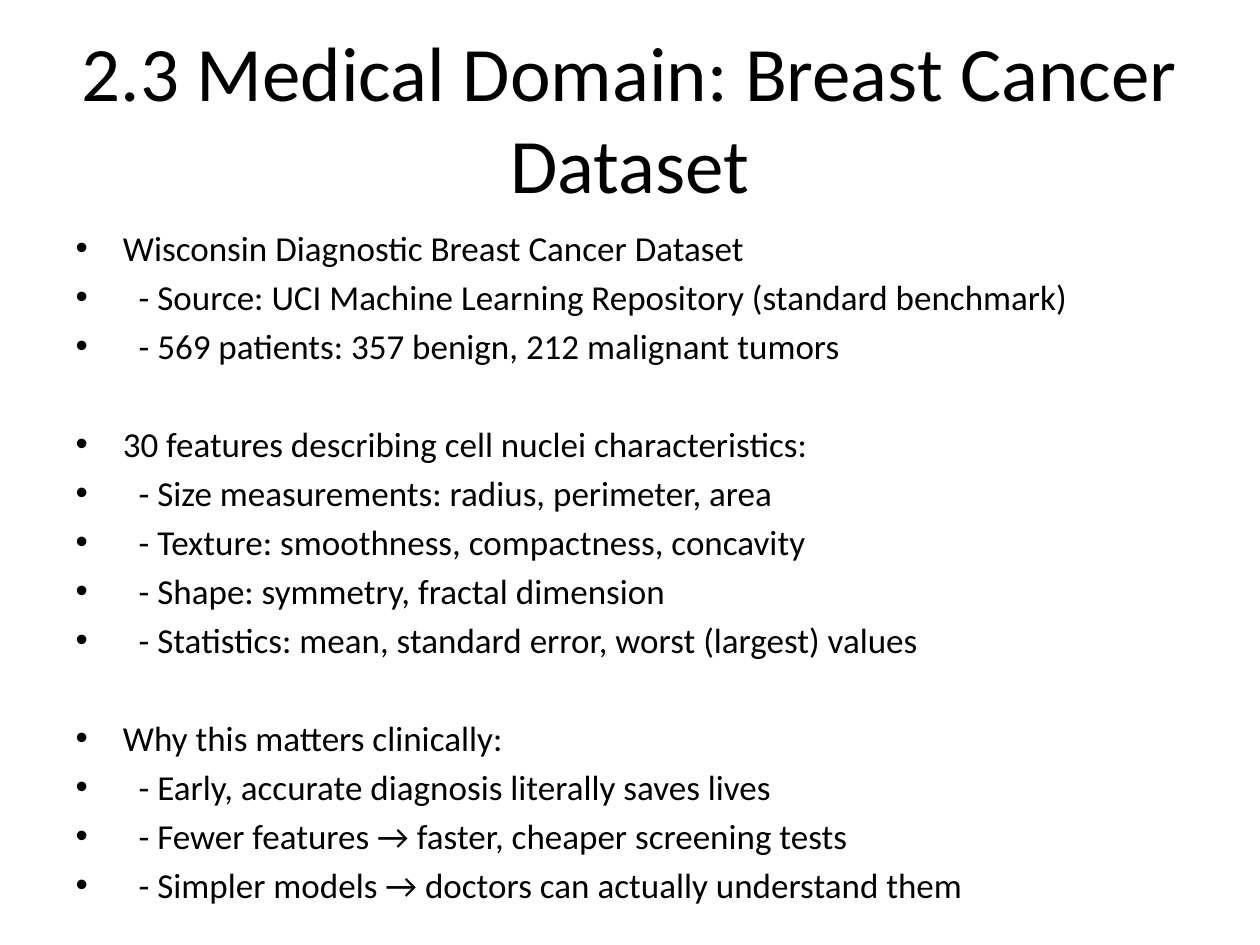
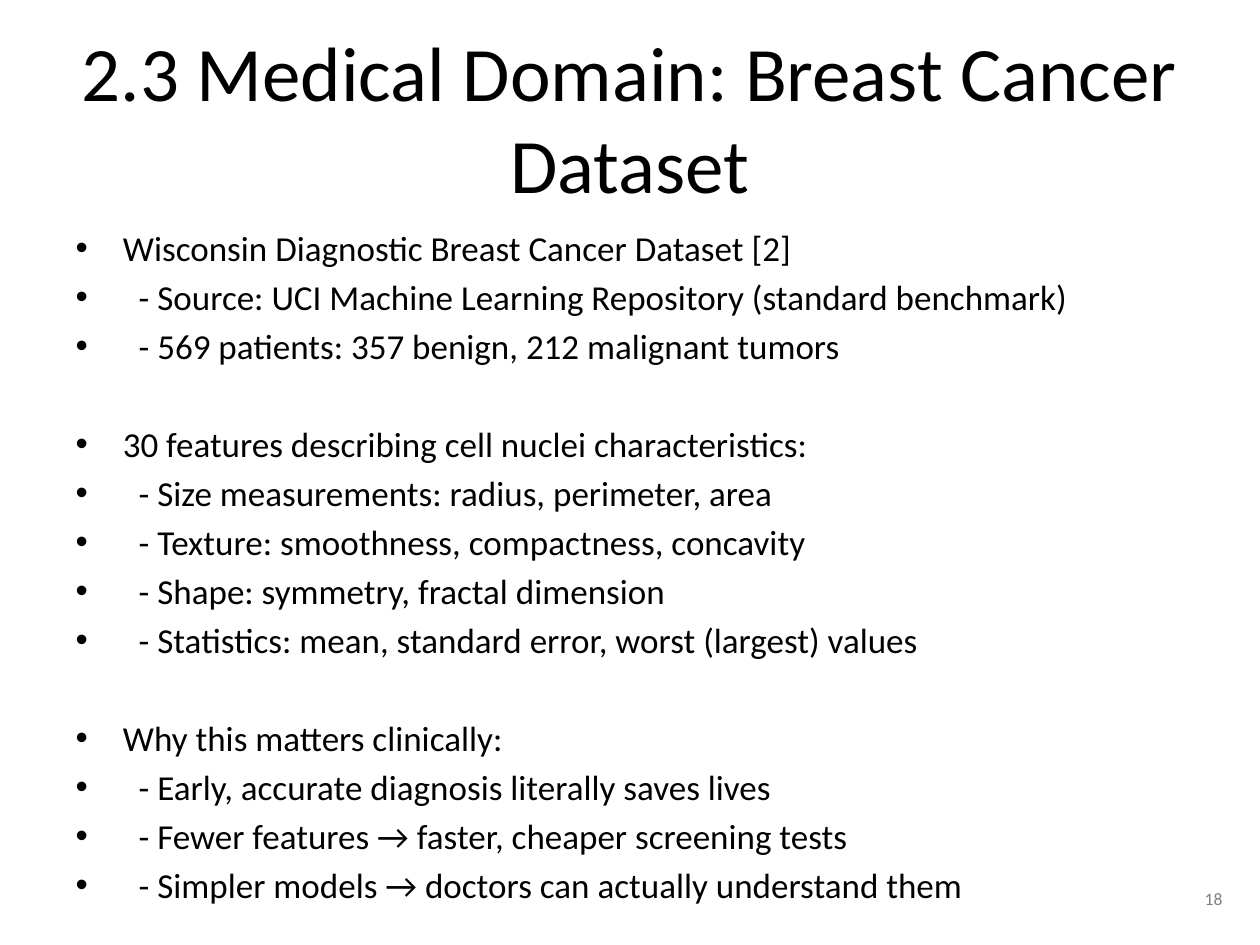
Before and after one commit to amine-dubs/dio-optimization, a slide deck: slide 18 of Presentation/DIO_Research_Presentation_v2.pptx. Drawn at 1260x945 pixels with LibreOffice and Linux fonts; fonts in the diff are those of the drawing. Boxes give left, top, right and bottom in pixels: in the first picture for what was removed or moved away, otherwise in the second. Text is boxed around its words. In the diff, an @@ line names an element or a change of style, - is before the commit and + after.

```diff
--- a/Presentation/DIO_Research_Presentation_v2.pptx
+++ b/Presentation/DIO_Research_Presentation_v2.pptx
@@ text at [123, 235, 791, 267]: text changed @@
-• Wisconsin Diagnostic Breast Cancer Dataset
+• Wisconsin Diagnostic Breast Cancer Dataset [2]
@@ text added at [1205, 893, 1223, 905], 10 pt, text #808080 @@
+18
```
Also in this commit, not shown: 31 other slides changed, 7 other files.
